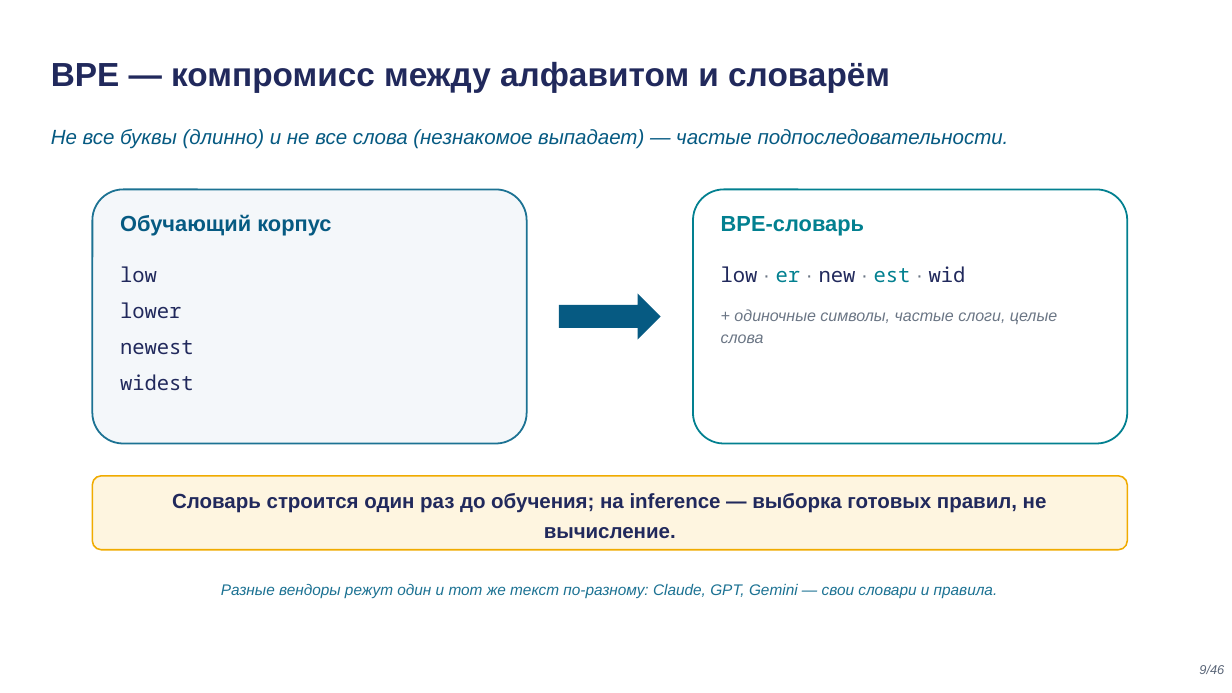
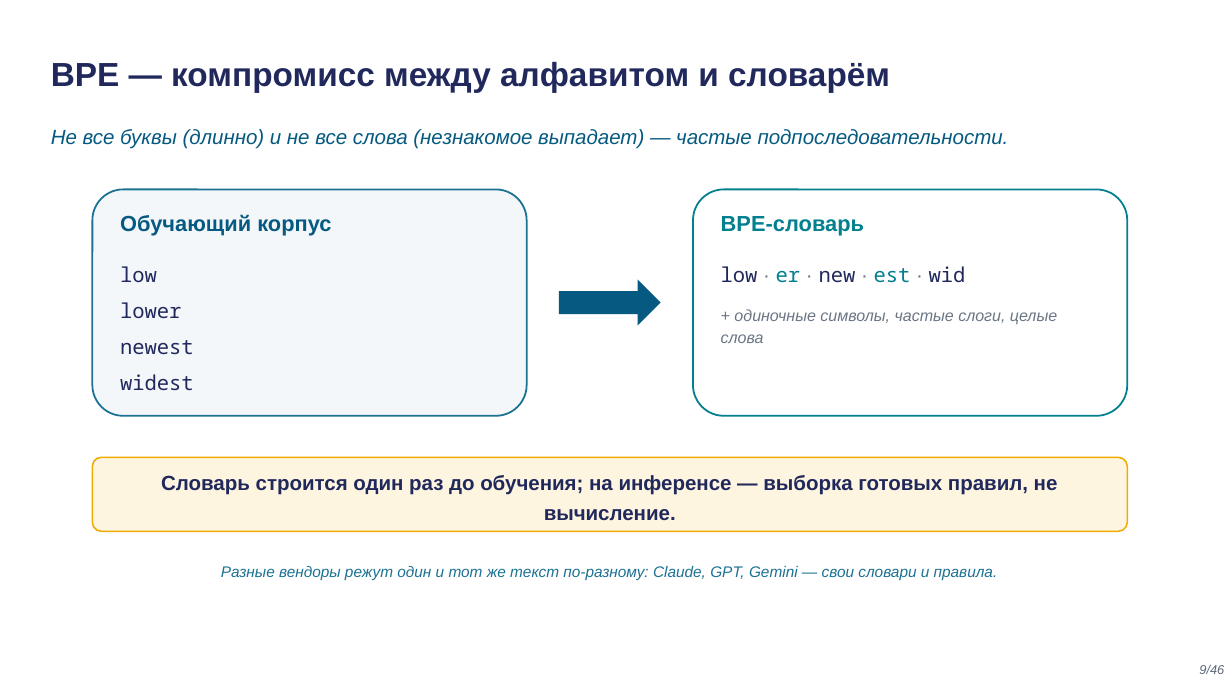
Before and after one commit to tellina-study/AI-usage-lessons, a slide deck: slide 9 of library/lectures/lec-02/rendered/lec-02.pptx. Drawn at 1232x693 pixels with LibreOffice and Linux fonts; fonts in the diff are those of the drawing. Boxes give left, top, right and bottom in pixels: in the first picture for what was removed or moved away, otherwise in the second. Text is boxed around its words. In the diff, an @@ line names an element or a change of style, - is before the commit and + after.

```diff
--- a/library/lectures/lec-02/rendered/lec-02.pptx
+++ b/library/lectures/lec-02/rendered/lec-02.pptx
@@ rounded rectangle: place and size @@
-rounded rectangle at [92, 189, 527, 444]
+rounded rectangle at [92, 189, 527, 416]
@@ rounded rectangle at [92, 189, 527, 416]: proportions changed @@
@@ rounded rectangle at [693, 189, 1128, 416]: proportions changed @@
@@ rounded rectangle: place and size @@
-rounded rectangle at [693, 189, 1128, 444]
+rounded rectangle at [693, 189, 1128, 416]
@@ right arrow: place and size @@
-right arrow at [559, 293, 661, 339]
+right arrow at [559, 279, 661, 325]
@@ rounded rectangle: place and size @@
-rounded rectangle at [92, 476, 1128, 550]
+rounded rectangle at [92, 457, 1128, 531]
@@ text at [161, 475, 1058, 520]: text changed @@
-Словарь строится один раз до обучения; на inference — выборка готовых правил, не вычисление.
+Словарь строится один раз до обучения; на инференсе — выборка готовых правил, не вычисление.
@@ text "Разные вендоры режут один и ...": place and size @@
-text "Разные вендоры режут один и ..." at [221, 584, 998, 599]
+text "Разные вендоры режут один и ..." at [221, 566, 998, 580]
```
Also in this commit, not shown: 11 other slides changed, 22 other files.
